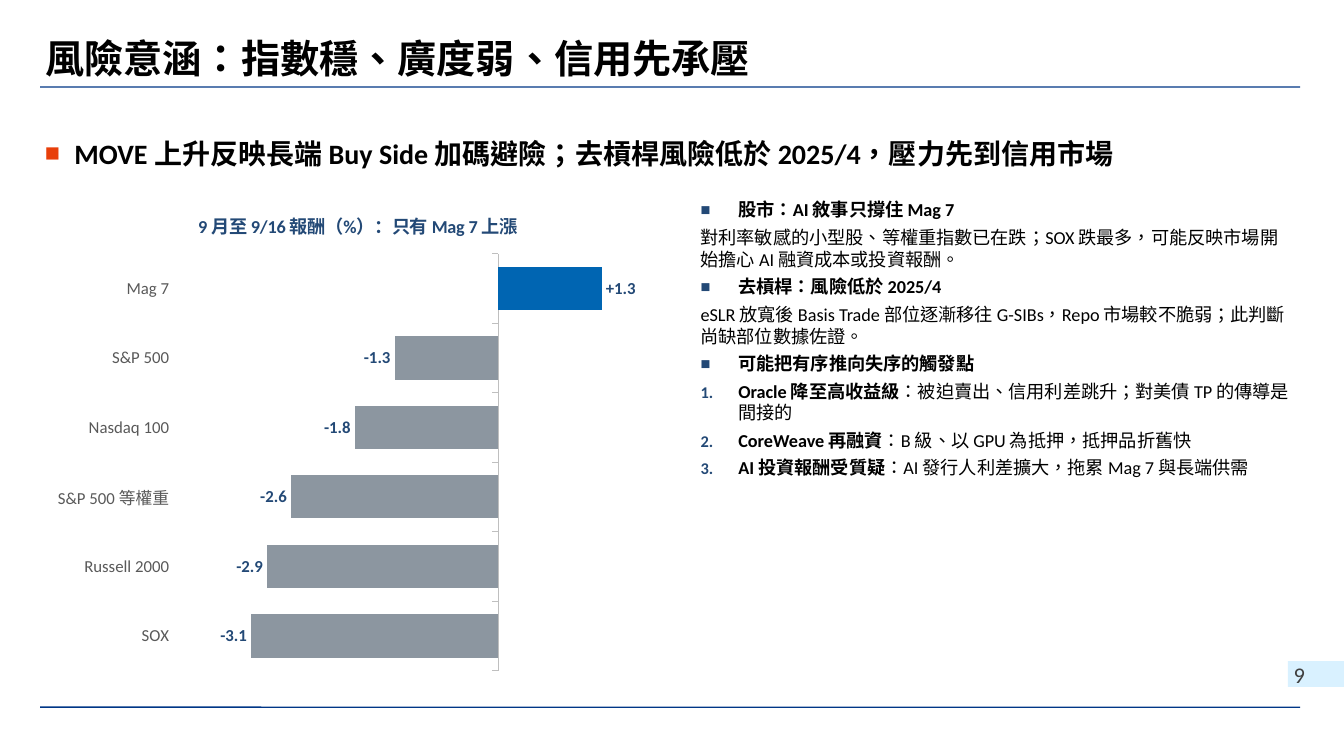
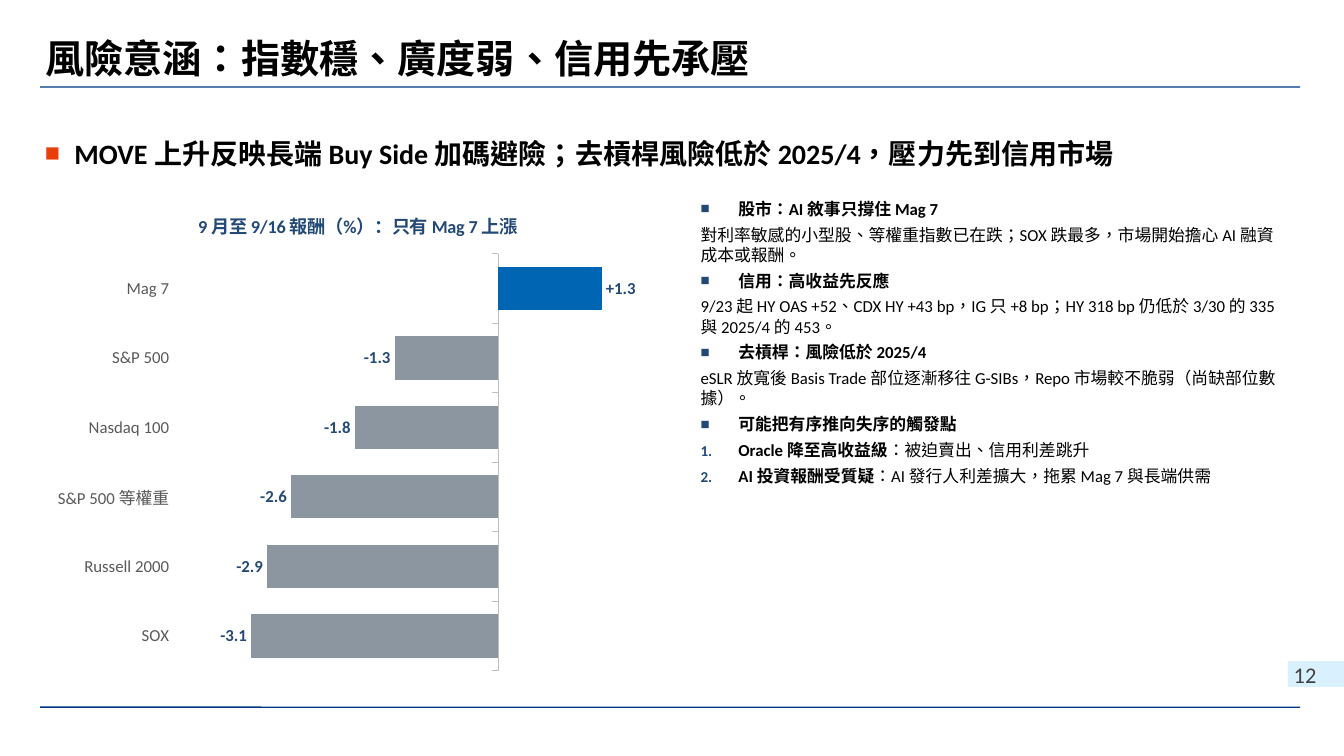
Before and after one commit to wlinoxox/US-Bond-Vol, a slide deck: slide 12 of slides/2026-10-03_us-treasury-vol-regime-change.pptx (slide 9 before the commit). Drawn at 1344x756 pixels with LibreOffice and Linux fonts; fonts in the diff are those of the drawing; background and template pictures are left out. Boxes give left, top, right and bottom in pixels: in the first picture for what was removed or moved away, otherwise in the second. Text is boxed around its words. In the diff, an @@ line names an element or a change of style, - is before the commit and + after.

```diff
--- a/slides/2026-10-03_us-treasury-vol-regime-change.pptx
+++ b/slides/2026-10-03_us-treasury-vol-regime-change.pptx
@@ text at [701, 227, 1274, 334]: text changed; size 13 to 12 pt @@
-對利率敏感的小型股、等權重指數已在跌；SOX 跌最多，可能反映市場開始擔心 AI 融資成本或投資報酬。
+對利率敏感的小型股、等權重指數已在跌；SOX 跌最多，市場開始擔心 AI 融資成本或報酬。
+■ 信用：高收益先反應
+9/23 起 HY OAS +52、CDX HY +43 bp，IG 只 +8 bp；HY 318 bp 仍低於 3/30 的 335 與 2025/4 的 453。
@@ text at [738, 343, 1211, 485]: size 13 to 12 pt in "股市：AI 敘事只撐住 Mag 7", "去槓桿：風險低於 2025/4", "可能把有序推向失序的觸發點", "AI 投資報酬受質疑：AI 發行人利差擴大，拖累 Mag 7 與長端供需" @@
@@ text at [701, 369, 1276, 406]: text changed; size 13 to 12 pt @@
-eSLR 放寬後 Basis Trade 部位逐漸移往 G-SIBs，Repo 市場較不脆弱；此判斷尚缺部位數據佐證。
+eSLR 放寬後 Basis Trade 部位逐漸移往 G-SIBs，Repo 市場較不脆弱（尚缺部位數據）。
@@ text at [738, 441, 1089, 458]: text changed; size 13 to 12 pt; bold on @@
-1. Oracle 降至高收益級：被迫賣出、信用利差跳升；對美債 TP 的傳導是間接的
-2. CoreWeave 再融資：B 級、以 GPU 為抵押，抵押品折舊快
+1. Oracle 降至高收益級：被迫賣出、信用利差跳升
@@ page number at [1294, 668, 1317, 683]: text changed @@
-9
+12
```
Also in this commit, not shown: 5 other slides changed, 4 slides added, 1 slide removed, 2 other files.
